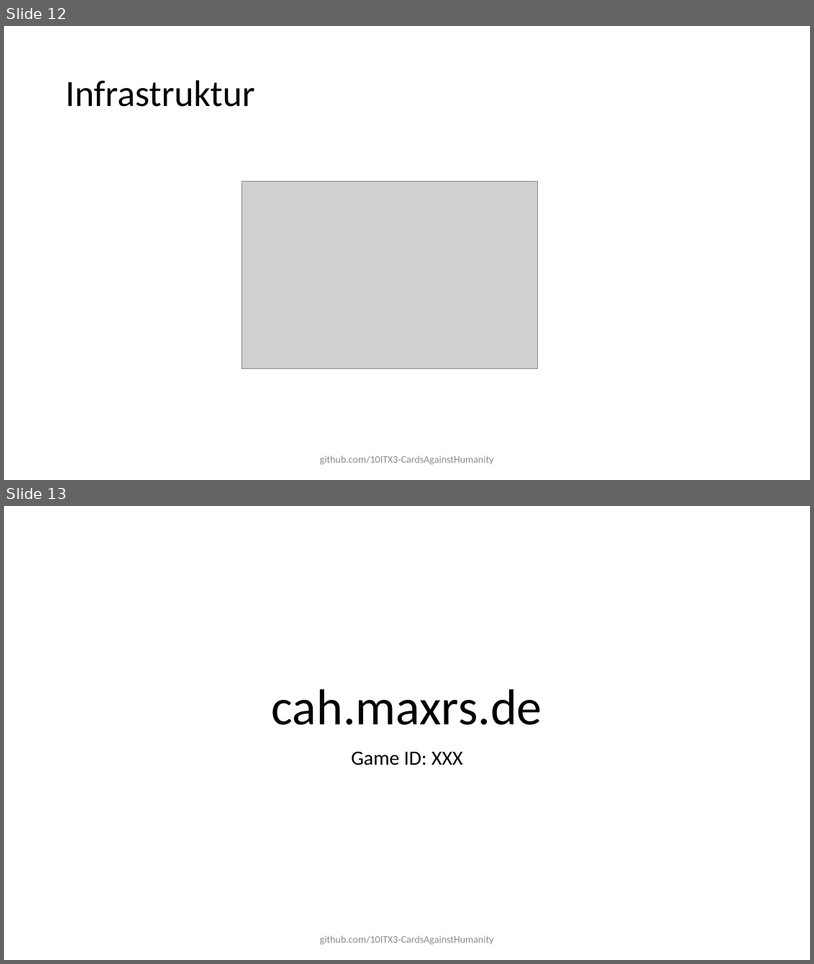
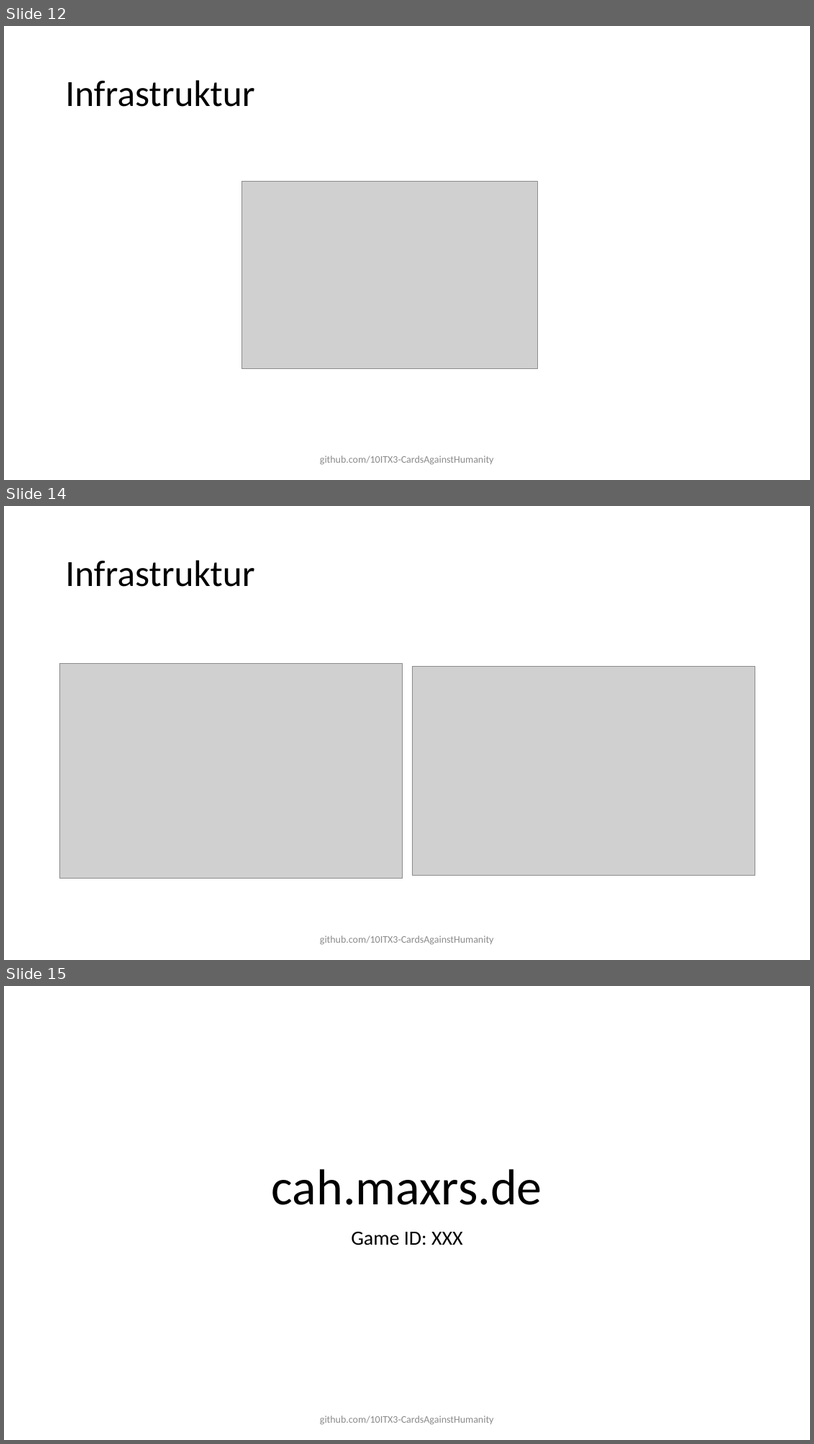
Before and after one commit to 10ITX3-CardsAgainstHumanity/cah-presentation, a slide deck: cah-presentation.pptx. Shown one above the other, each under a label of ours: slides 12 and 13 before the commit, slides 12, 14 and 15 after it; the slides between them are not shown. The pictures are 814x964 and 814x1444 pixels, drawn with LibreOffice and Linux fonts; fonts in the diff are those of the drawing; grey boxes stand for pictures. Boxes give left, top, right and bottom in pixels: in the first picture for what was removed or moved away, otherwise in the second. Text is boxed around its words. In the diff, an @@ line names an element or a change of style, - is before the commit and + after.

```diff
--- a/cah-presentation.pptx
+++ b/cah-presentation.pptx
@@ slide 14 added at box(4, 506, 810, 960), background #FFFFFF @@
@@ title added at box(65, 560, 255, 587), 44 pt, text #000000 @@
+Infrastruktur
@@ picture added at box(59, 664, 403, 878) @@
@@ picture added at box(412, 667, 756, 875) @@
@@ text added at box(320, 935, 494, 944), 12 pt, text #8C8C8C @@
+github.com/10ITX3-CardsAgainstHumanity
@@ what was slide 13 is now slide 15 @@
```
Also in this commit, not shown: 1 other slide added, 2 other files.
